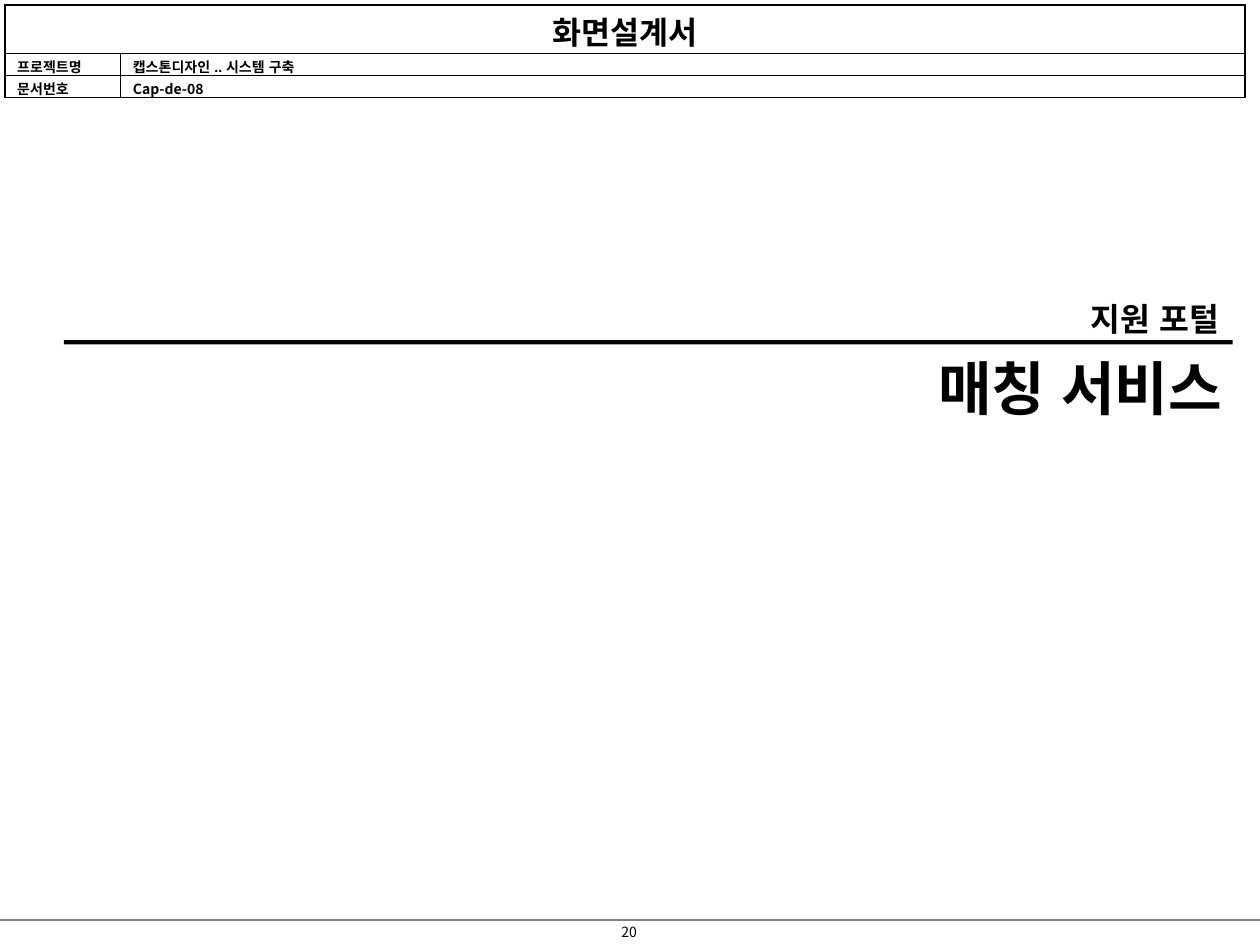
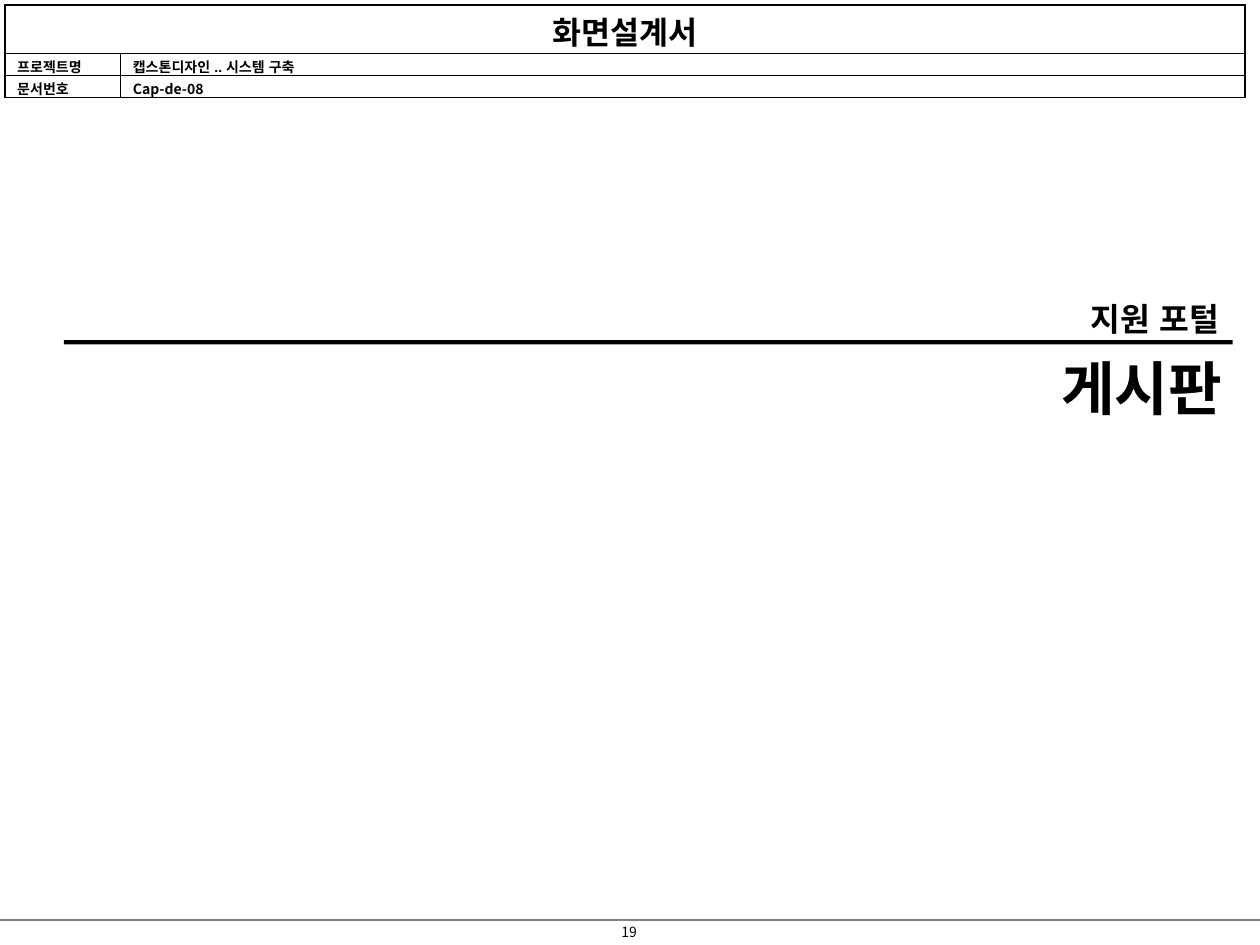
Before and after one commit to jiyong706/debug, a slide deck: slide 19 of debug 산출물/화면 설계서/2024_05_22화면설계서-V0.1.2.pptx (slide 20 before the commit). Drawn at 1260x945 pixels with LibreOffice and Linux fonts; fonts in the diff are those of the drawing. Boxes give left, top, right and bottom in pixels: in the first picture for what was removed or moved away, otherwise in the second. Text is boxed around its words. In the diff, an @@ line names an element or a change of style, - is before the commit and + after.

```diff
--- a/debug 산출물/화면 설계서/2024_05_22화면설계서-V0.1.2.pptx
+++ b/debug 산출물/화면 설계서/2024_05_22화면설계서-V0.1.2.pptx
@@ text at (1061,361,1222,416): text changed @@
-매칭 서비스
+게시판
@@ page number at (621,926,637,937): text changed @@
-20
+19
```
Also in this commit, not shown: 16 other slides changed, 2 slides added, 2 slides removed.
